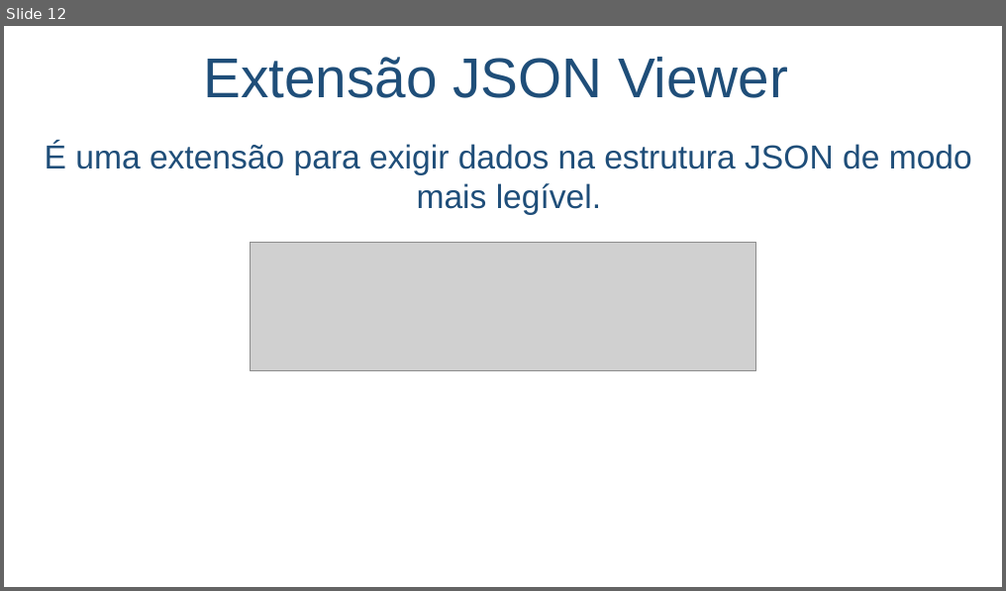
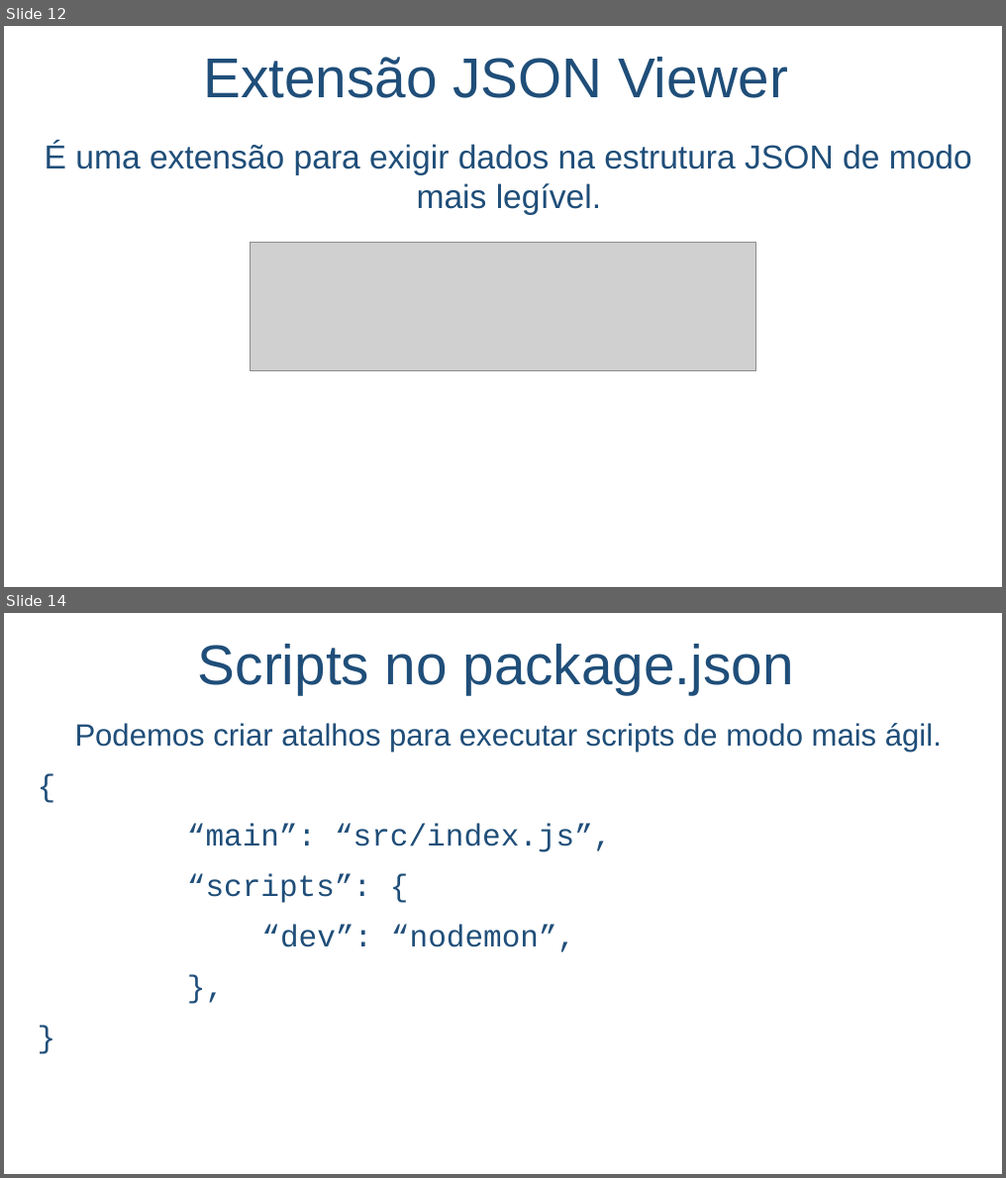
Before and after one commit to salmo-jr/public-slides, a slide deck: node-js.pptx. Shown one above the other, each under a label of ours: slide 12 before the commit, slides 12 and 14 after it; the slides between them are not shown. The pictures are 1006x591 and 1006x1178 pixels, drawn with LibreOffice and Linux fonts; fonts in the diff are those of the drawing; grey boxes stand for pictures; background and template pictures are left out. Boxes give left, top, right and bottom in pixels: in the first picture for what was removed or moved away, otherwise in the second. Text is boxed around its words. In the diff, an @@ line names an element or a change of style, - is before the commit and + after.

```diff
--- a/node-js.pptx
+++ b/node-js.pptx
@@ slide 14 added at [4,613,1002,1174], background picture (left out) @@
@@ text added at [198,644,794,694], 54 pt, text #1F4E79 @@
+Scripts no package.json
@@ text added at [75,723,942,953], 29.6 pt, text #1F4E79 @@
+Podemos criar atalhos para executar scripts de modo mais ágil.
+{
+“main”: “src/index.js”,
+“scripts”: {
+“dev”: “nodemon”,
+},
+}
```
Also in this commit, not shown: 1 slide changed, 3 other slides added.
